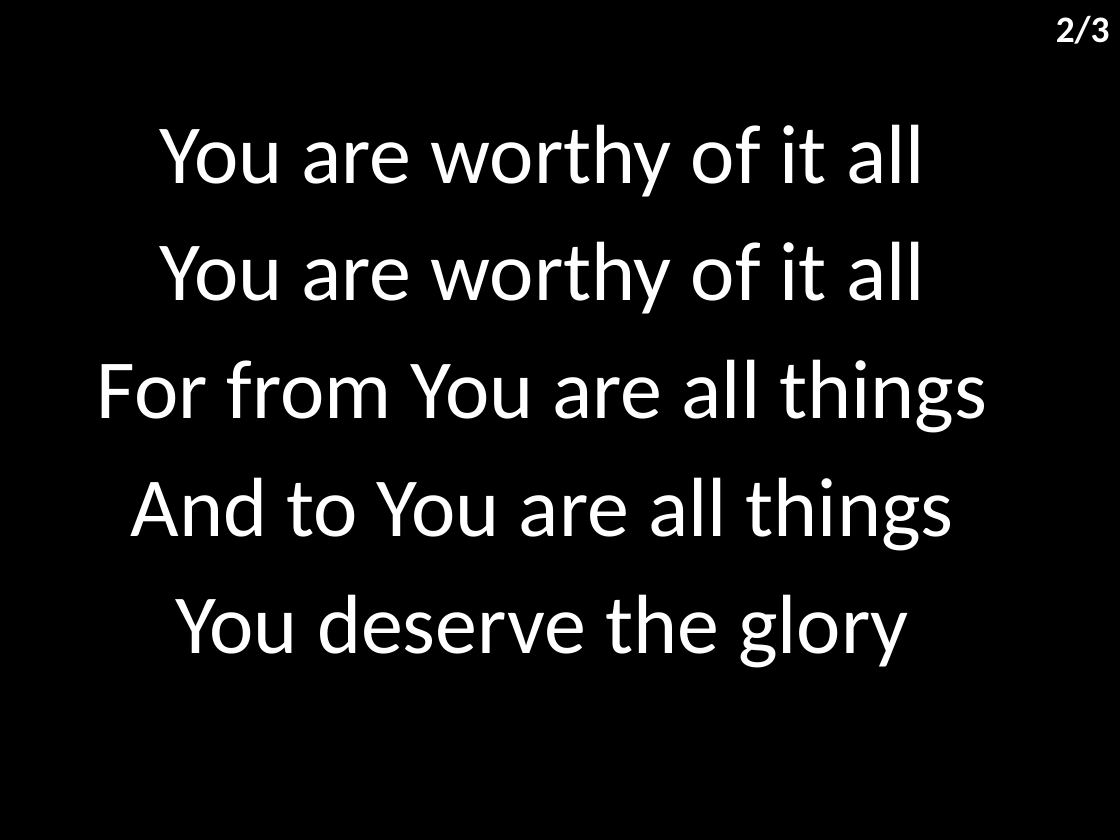
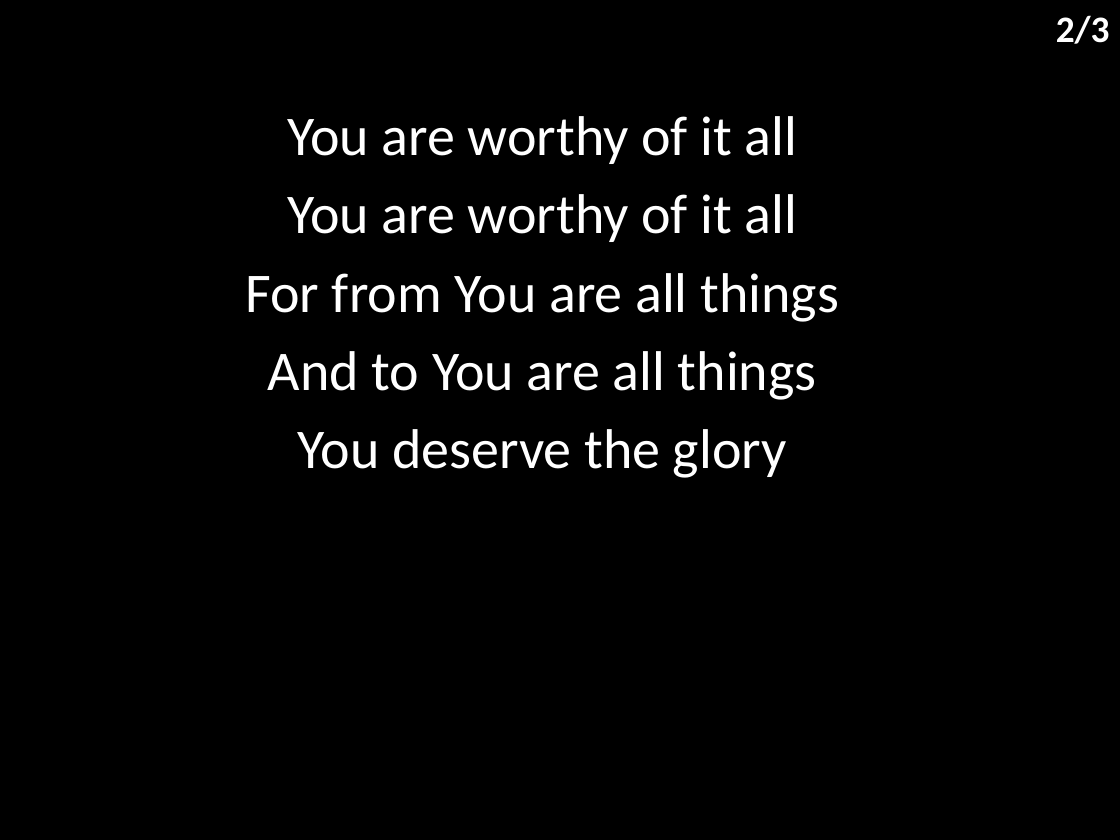
Before and after one commit to hoo-are-ya/worship, a slide deck: slide 3 of docs/songs/worthy of it all.pptx. Drawn at 1120x840 pixels with LibreOffice and Linux fonts; fonts in the diff are those of the drawing. Boxes give left, top, right and bottom in pixels: in the first picture for what was removed or moved away, otherwise in the second. Text is boxed around its words. In the diff, an @@ line names an element or a change of style, - is before the commit and + after.

```diff
--- a/docs/songs/worthy of it all.pptx
+++ b/docs/songs/worthy of it all.pptx
@@ subtitle "You are worthy of it ..." at [245,116,839,478]: size 54 to 36 pt; less space between paragraphs @@
```
Also in this commit, not shown: 2 other slides changed, 4 other files.
